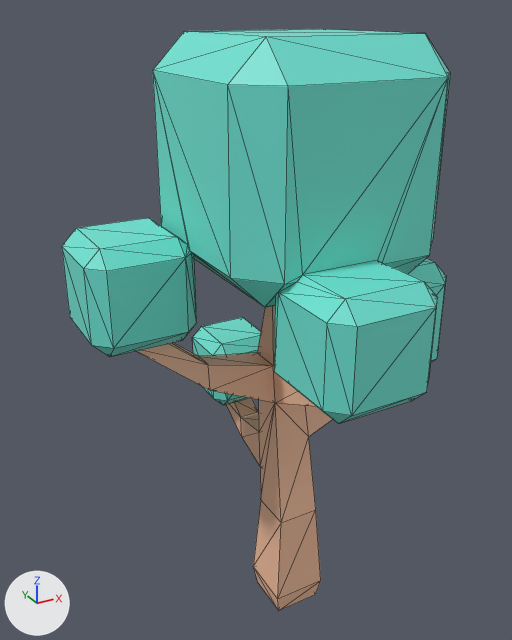
Two versions of the glTF model assets/models/kit/nature_tree_detailed.glb, one commit apart.
Both versions are drawn from a camera (50 mm lens) standing at (-0.745, -1.193, 1.322) and looking at (-0.057, 0.058, 0.697). Every picture has the same lights, and +X, +Y and +Z are marked at lower left. The older version comes first. Mesh edges are drawn as thin lines. Vertices at exactly the same position are counted once.

In view in the first picture: 'nature_tree_detailed'.
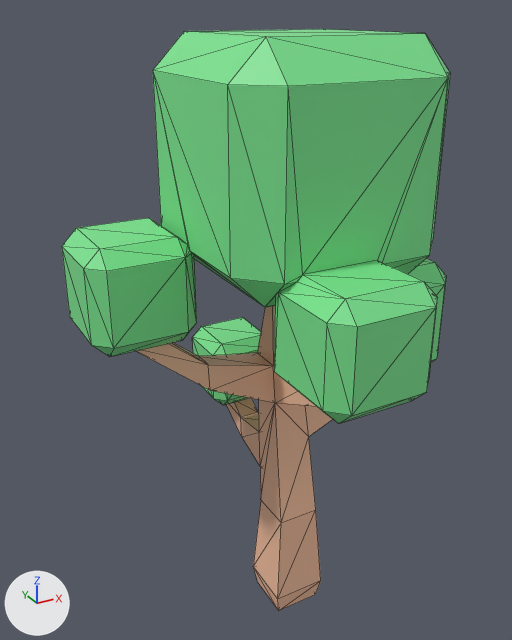
Boxes (x1, y1, x2, y2) around the edits, measured in the pictures (512 x 640 px):
part 1 of me_mesh_tree_detailed, recoloured (cyan to green)
    both: (62, 29, 450, 423)

Diff of the bpy script that builds the scene:
```diff
--- a/assets/models/kit/nature_tree_detailed.glb.py
+++ b/assets/models/kit/nature_tree_detailed.glb.py
@@ me_mesh_tree_detailed @@
 me_mesh_tree_detailed.from_pydata(...)  # 198 vertices, 402 faces; spans x -0.432..0.415, y -0.389..0.372, z -0.05..1.282
 # used by ob_nature_tree_detailed; location = (0.0, 0.0, 0.0)
+# me_mesh_tree_detailed part 1: 280 faces centred in x -0.432..0.415, y -0.389..0.372, z 0.396..1.282 are repainted in the vertex colours; the middle colour goes from cyan #70e6d6 to green #7ce691
 me_mesh_tree_detailed.materials.append(mat_defaultmaterial)
```
